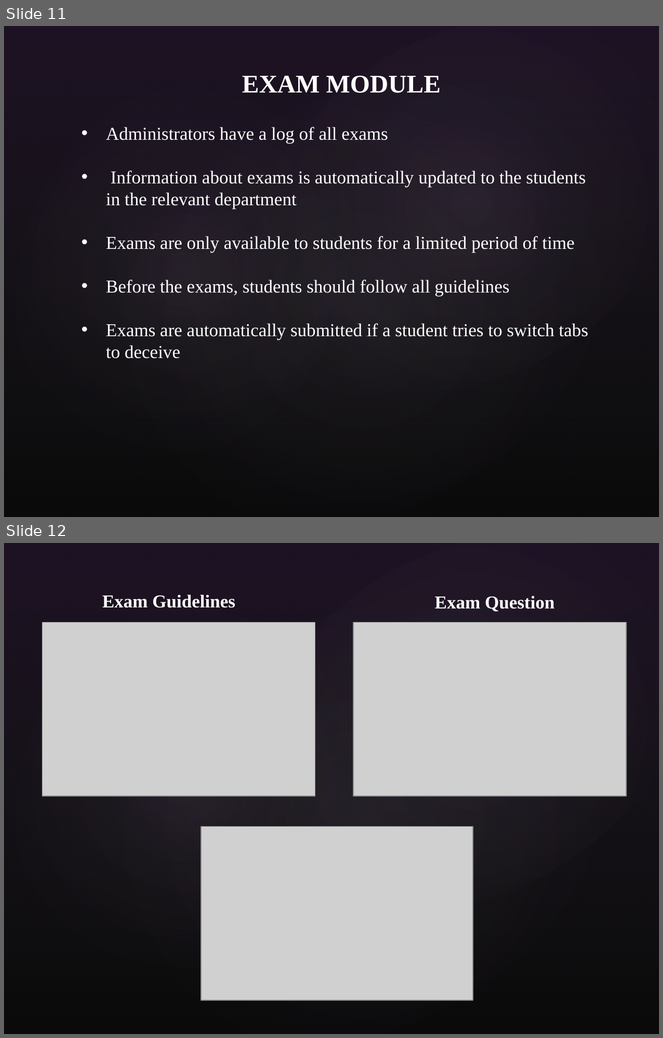
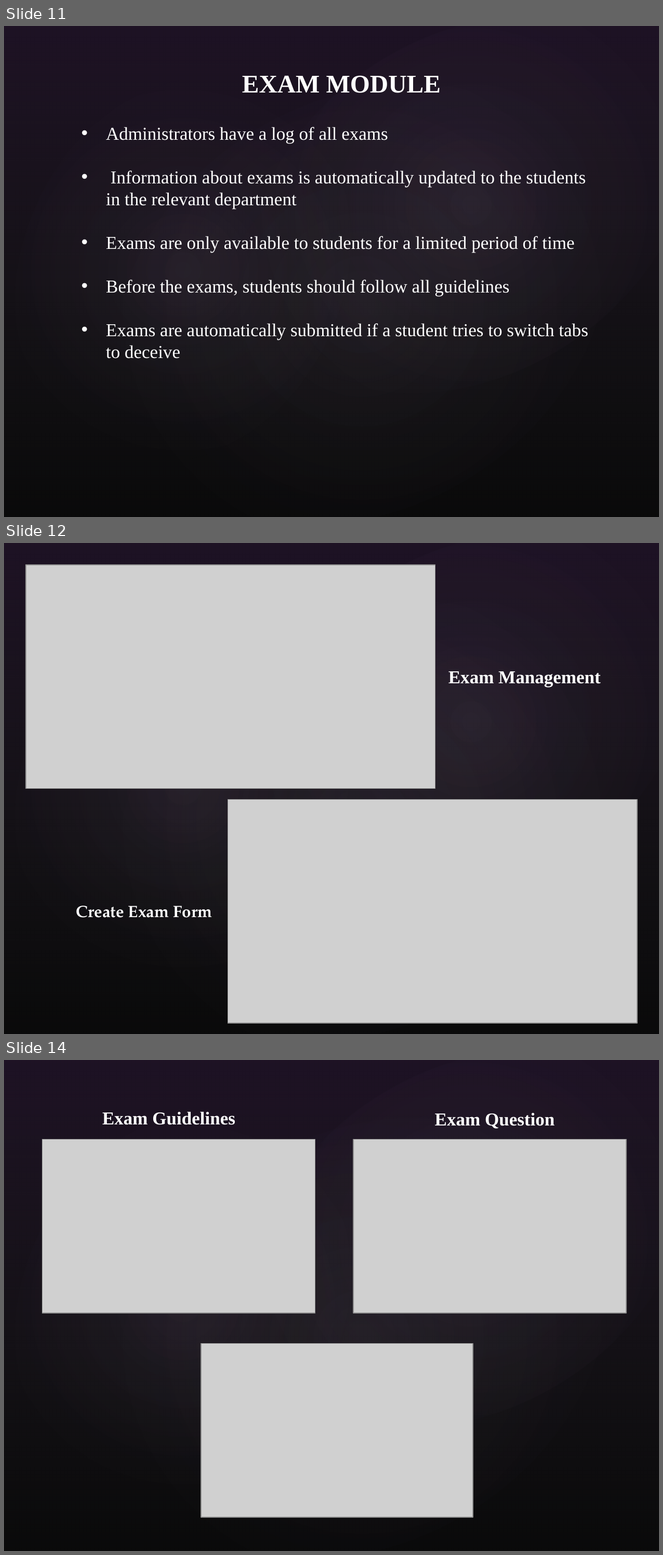
Before and after one commit to fake-friend/online_examination_with_security, a slide deck: Project.pptx. Shown one above the other, each under a label of ours: slides 11 and 12 before the commit, slides 11, 12 and 14 after it; the slides between them are not shown. The pictures are 663x1038 and 663x1555 pixels, drawn with LibreOffice and Linux fonts; fonts in the diff are those of the drawing; grey boxes stand for pictures; background and template pictures are left out. Boxes give left, top, right and bottom in pixels: in the first picture for what was removed or moved away, otherwise in the second. Text is boxed around its words. In the diff, an @@ line names an element or a change of style, - is before the commit and + after.

```diff
--- a/Project.pptx
+++ b/Project.pptx
@@ slide 12 added at [4, 543, 659, 1034], background picture (left out); not listed: 4 template elements that a slide beside it also shows @@
@@ picture added at [26, 565, 435, 788] @@
@@ title added at [449, 671, 601, 687], 20 pt, text #FFFFFF, bold @@
+Exam Management
@@ picture added at [228, 800, 637, 1024] @@
@@ text added at [76, 906, 213, 918], 18 pt, text #FFFFFF, bold @@
+Create Exam Form
@@ what was slide 12 is now slide 14 @@
```
Also in this commit, not shown: 1 other slide added.
